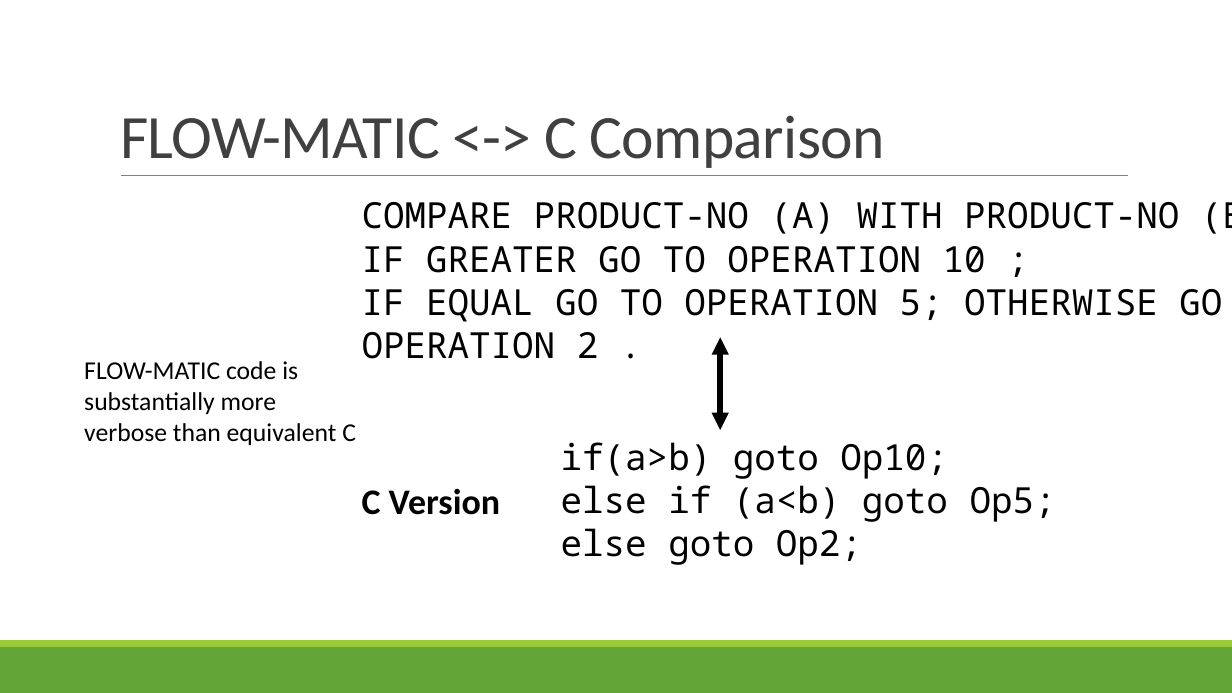
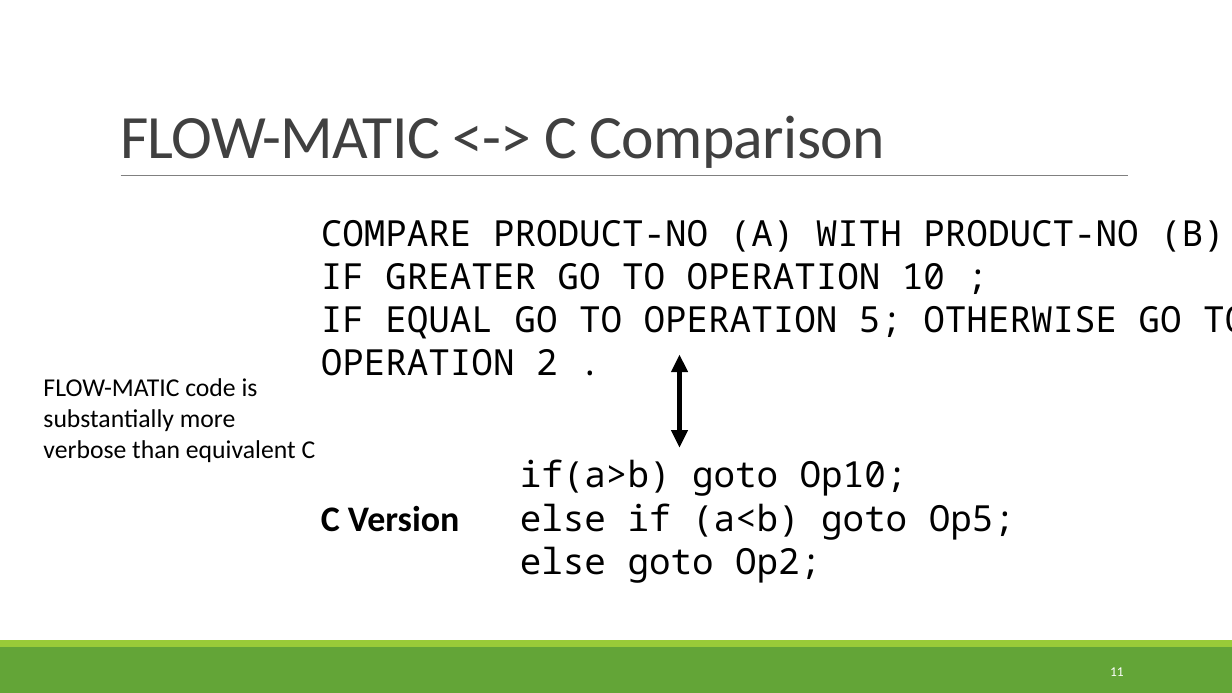
Before and after one commit to rbohrer/pl-course, a slide deck: slide 11 of LectureSlides/11NaturalLanguage.pptx (slide 10 before the commit). Drawn at 1232x693 pixels with LibreOffice and Linux fonts; fonts in the diff are those of the drawing. Boxes give left, top, right and bottom in pixels: in the first picture for what was removed or moved away, otherwise in the second. Text is boxed around its words. In the diff, an @@ line names an element or a change of style, - is before the commit and + after.

```diff
--- a/LectureSlides/11NaturalLanguage.pptx
+++ b/LectureSlides/11NaturalLanguage.pptx
@@ 3 texts: place and size @@
-3 texts at [362,202,1232,565]
+3 texts at [321,220,1232,583]
@@ double arrow moved from (720, 430) - (720, 337) to (679, 447) - (679, 355) @@
@@ text "FLOW-MATIC code is substantially more ...": place and size @@
-text "FLOW-MATIC code is substantially more ..." at [84,361,356,445]
+text "FLOW-MATIC code is substantially more ..." at [43,378,316,462]
@@ page number added at [1110,667,1124,676], 10.5 pt, text #FFFFFF @@
+11
```
Also in this commit, not shown: 23 other slides changed, 10 slides added.
